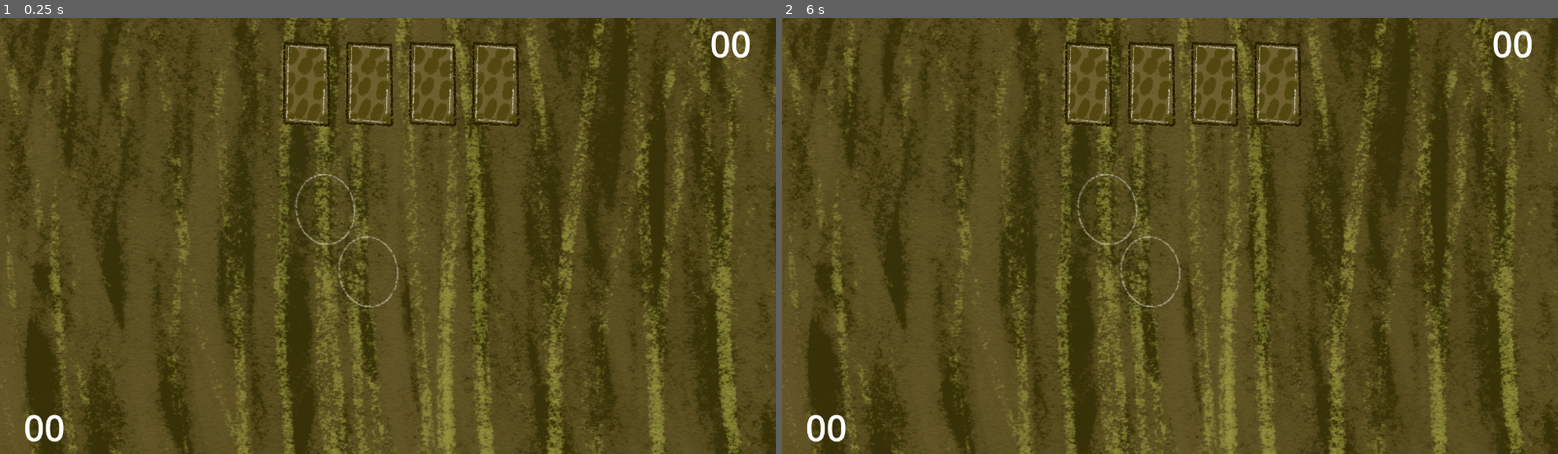
Above: before the commit, frames 1-2 (left to right).
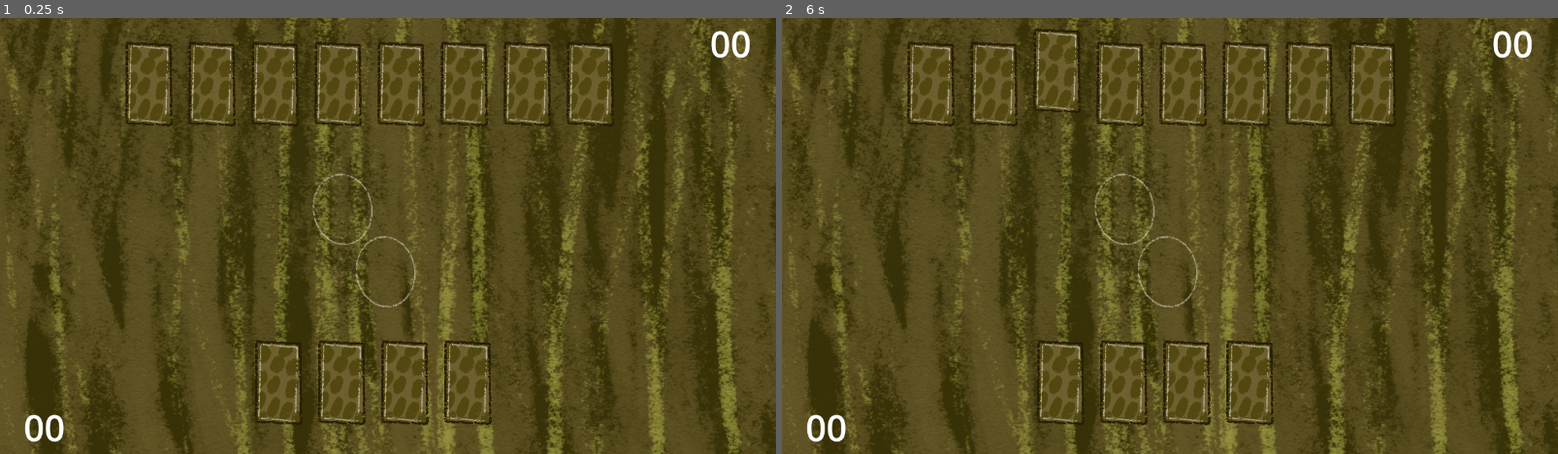
Above: after the commit, the same moments.

Repository: fguillen/The-Forest-Monster-and-the-Cards-Championship
Game: Godot game, scene res://scenes/combat.tscn
Same seed, same stepped clock (60 frames per second), same inputs: the game is played once before the commit and once after it. This scene is started directly instead of the project's main scene. Sound files missing from this copy of the repository are replaced by a short silence.
Inputs (mouse positions are in pixels of both pictures, inside the frame that each line leads up to):
- Up to frame 1 (0.25 s): no input
- Up to frame 2 (6 s): tap Enter (ui_accept) at 0.5, 0.77, 1.25, 1.52, 2, 2.75, 3.02, 3.5, 3.77, 4.25, 4.52 s; move the mouse to (1092, 83) at 0.52 s; hold Right (ui_right) 0.53-1.28 s; click (1092, 83) at 0.67 s; move the mouse to (1154, 83) at 1.27 s; hold Down (ui_down) 1.28-2.03 s; click (1154, 83) at 1.42 s; move the mouse to (1216, 83) at 2.02 s; hold Right (ui_right) 2.03-2.78 s; click (1216, 83) at 2.17 s; move the mouse to (1278, 83) at 2.77 s; hold Up (ui_up) 2.78-3.53 s; click (1278, 83) at 2.92 s; move the mouse to (1402, 301) at 3.52 s; hold Left (ui_left) 3.53-5.03 s; click (1402, 301) at 3.67 s; move the mouse to (937, 170) at 4.27 s; click (937, 170) at 4.42 s; move the mouse to (1208, 236) at 5.02 s; hold Down (ui_down) 5.03-5.78 s; click (1208, 236) at 5.17 s; move the mouse to (1053, 127) at 5.77 s; hold Right (ui_right) from 5.78 s (still down); click (1053, 127) at 5.92 s

The runs differ from the first frame. In frame 1, 6.9% of the frame differs, in the area x 16-80%, y 5-94%; in frame 2, 6.9%.

Commit message:
Combat sounds

Diff:
--- a/actors/card_combat.gd
+++ b/actors/card_combat.gd
@@ -10,6 +10,9 @@
 var value: CardValue
 
 var _played := false
+
+func _ready():
+	show_back()
 
 
 func setup(card_value: CardValue):
@@ -55,3 +58,11 @@
 func _on_gui_input(event):
 	if event is InputEventMouseButton and event.button_index == MOUSE_BUTTON_LEFT:
 		_select()
+
+
+func _on_mouse_entered():
+	animation_player.play("hover")
+
+
+func _on_mouse_exited():
+	animation_player.play("idle")
--- a/actors/card_combat.tscn
+++ b/actors/card_combat.tscn
@@ -42,6 +42,18 @@
 "update": 0,
 "values": [Vector2(1, 1)]
 }
+tracks/3/type = "value"
+tracks/3/imported = false
+tracks/3/enabled = true
+tracks/3/path = NodePath("Visuals:position")
+tracks/3/interp = 1
+tracks/3/loop_wrap = true
+tracks/3/keys = {
+"times": PackedFloat32Array(0),
+"transitions": PackedFloat32Array(1),
+"update": 0,
+"values": [Vector2(44, 0)]
+}
 
 [sub_resource type="Animation" id="Animation_0oalx"]
 resource_name = "flip_front"
@@ -83,10 +95,43 @@
 "values": [Vector2(1, 1), Vector2(0.1, 1), Vector2(1, 1)]
 }
 
+[sub_resource type="Animation" id="Animation_qrtqq"]
+resource_name = "idle"
+tracks/0/type = "value"
+tracks/0/imported = false
+tracks/0/enabled = true
+tracks/0/path = NodePath("Visuals:position")
+tracks/0/interp = 1
+tracks/0/loop_wrap = true
+tracks/0/keys = {
+"times": PackedFloat32Array(0),
+"transitions": PackedFloat32Array(1),
+"update": 0,
+"values": [Vector2(44, 0)]
+}
+
+[sub_resource type="Animation" id="Animation_db7wr"]
+resource_name = "hover"
+length = 0.2
+tracks/0/type = "value"
+tracks/0/imported = false
+tracks/0/enabled = true
+tracks/0/path = NodePath("Visuals:position")
+tracks/0/interp = 2
+tracks/0/loop_wrap = true
+tracks/0/keys = {
+"times": PackedFloat32Array(0, 0.2),
+"transitions": PackedFloat32Array(1, 1),
+"update": 0,
+"values": [Vector2(44, 0), Vector2(44, -22)]
+}
+
 [sub_resource type="AnimationLibrary" id="AnimationLibrary_seb4d"]
 _data = {
 "RESET": SubResource("Animation_11ww5"),
-"flip_front": SubResource("Animation_0oalx")
+"flip_front": SubResource("Animation_0oalx"),
+"hover": SubResource("Animation_db7wr"),
+"idle": SubResource("Animation_qrtqq")
 }
 
 [node name="CardCombat" type="Control"]
@@ -120,8 +165,11 @@
 texture = ExtResource("2_i0fd0")
 
 [node name="AnimationPlayer" type="AnimationPlayer" parent="."]
+autoplay = "idle"
 libraries = {
 "": SubResource("AnimationLibrary_seb4d")
 }
 
 [connection signal="gui_input" from="." to="." method="_on_gui_input"]
+[connection signal="mouse_entered" from="." to="." method="_on_mouse_entered"]
+[connection signal="mouse_exited" from="." to="." method="_on_mouse_exited"]
--- a/effects/effect_sound.gd
+++ b/effects/effect_sound.gd
@@ -6,15 +6,14 @@
 
 
 func perform():
-	var seek = 0.0 if not start_at_random_seek else _random_seek()
-
 	if not samples.is_empty():
 		stream = _random_sample()
 
 	if random_pitch:
 		pitch_scale = randf_range(0.8, 1.2)
 
-	play(seek)
+	var starting_seek = 0.0 if not start_at_random_seek else _random_seek()
+	play(starting_seek)
 
 
 func finish():
--- a/scenes/combat.gd
+++ b/scenes/combat.gd
@@ -1,4 +1,11 @@
 extends CanvasLayer
+
+signal card_selected_but_no_possible()
+signal card_selected()
+signal monster_won()
+signal monster_lost()
+signal attack_success()
+signal attack_fail()
 
 @export var card_combat_scene: PackedScene
 
@@ -23,9 +30,15 @@
 func select_card(card_combat: CardCombat, card_placeholder: Node2D):
 	if card_placeholder == card_placeholder_monster and monster_card_in_placeholder:
 		print("Card already selected")
+		emit_signal("card_selected_but_no_possible")
+		return
 
 	if card_placeholder == card_placeholder_oponent and oponent_card_in_placeholder:
 		print("Card already selected")
+		emit_signal("card_selected_but_no_possible")
+		return
+
+	emit_signal("card_selected")
 
 	if card_placeholder == card_placeholder_monster:
 		monster_card_in_placeholder = card_combat
@@ -82,23 +95,17 @@
 	if card_combat_monster.value.initiative >= card_combat_oponent.value.initiative:
 		# Monster attack
 		var original_position = card_combat_monster.global_position
-		print("_combat 1")
 		var result = await _attack(card_combat_monster, card_combat_oponent)
-		print("_combat 2")
 		if result:
 			points_monster += 1
 		await _return_position(card_combat_monster, original_position)
-		print("_combat 3")
 
 		# Oponent attack
 		original_position = card_combat_oponent.global_position
-		print("_combat 4")
 		result = await _attack(card_combat_oponent, card_combat_monster)
-		print("_combat 5")
 		if result:
 			points_oponent += 1
 		await _return_position(card_combat_oponent, original_position)
-		print("_combat 6")
 
 		# Clean
 		monster_card_in_placeholder = null
@@ -110,7 +117,13 @@
 
 		# End?
 		if cards_monster.is_empty():
-			Global.was_a_win = points_monster >= points_oponent
+			var was_a_win = points_monster >= points_oponent
+			if was_a_win:
+				emit_signal("monster_won")
+			else:
+				emit_signal("monster_lost")
+			Global.was_a_win = was_a_win
+			await get_tree().create_timer(3.0).timeout
 			get_tree().change_scene_to_file("res://scenes/end_scene.tscn")
 
 
@@ -120,8 +133,10 @@
 	tween.tween_property(card_combat_attack, "global_position", card_combat_deffend.global_position, 0.5)
 	await tween.finished
 	if card_combat_attack.value.attack >= card_combat_deffend.value.defense:
+		emit_signal("attack_success")
 		return true
 	else:
+		emit_signal("attack_fail")
 		return false
 
 
--- a/scenes/combat.tscn
+++ b/scenes/combat.tscn
@@ -1,9 +1,17 @@
-[gd_scene load_steps=5 format=3 uid="uid://b84qhmcgfb5kk"]
+[gd_scene load_steps=13 format=3 uid="uid://b84qhmcgfb5kk"]
 
 [ext_resource type="Script" path="res://scenes/combat.gd" id="1_lato3"]
 [ext_resource type="Texture2D" uid="uid://d4jsoifyfwa0t" path="res://assets/card_placeholder.png" id="2_wnku4"]
 [ext_resource type="PackedScene" uid="uid://dan1pdgr76ole" path="res://actors/card_combat.tscn" id="3_hthjm"]
 [ext_resource type="Texture2D" uid="uid://ut88doou417q" path="res://assets/forest_background.png" id="3_qa1il"]
+[ext_resource type="PackedScene" uid="uid://vb6a1yxef6do" path="res://effects/effect_sound.tscn" id="5_1klpi"]
+[ext_resource type="AudioStream" uid="uid://csugjcljid25x" path="res://assets/sounds/combat_music.wav" id="6_8eorr"]
+[ext_resource type="AudioStream" uid="uid://dnlgv7lr0wme7" path="res://assets/sounds/card_combat_pick.wav" id="7_ajn57"]
+[ext_resource type="AudioStream" uid="uid://b2mb3w8tim6op" path="res://assets/sounds/card_combat_pick_no_possible.wav" id="8_a4cx0"]
+[ext_resource type="AudioStream" uid="uid://shed50wl815o" path="res://assets/sounds/attack_failed.wav" id="9_uc4mi"]
+[ext_resource type="AudioStream" uid="uid://0den8jfvpyse" path="res://assets/sounds/attack_succeed.wav" id="10_4ap0f"]
+[ext_resource type="AudioStream" uid="uid://b360qxmmvynaf" path="res://assets/sounds/combat_win.wav" id="11_yikls"]
+[ext_resource type="AudioStream" uid="uid://b3y7c1gmkceyk" path="res://assets/sounds/combat_lose.wav" id="12_71gto"]
 
 [node name="Combat" type="CanvasLayer"]
 script = ExtResource("1_lato3")
@@ -19,9 +27,9 @@
 anchor_top = 1.0
 anchor_right = 0.5
 anchor_bottom = 1.0
-offset_left = -183.0
+offset_left = -235.0
 offset_top = -693.0
-offset_right = 229.0
+offset_right = 177.0
 offset_bottom = -533.0
 grow_horizontal = 2
 grow_vertical = 0
@@ -34,15 +42,27 @@
 mouse_filter = 0
 alignment = 1
 
+[node name="CardCombat" parent="MarginContainer/DeckOponent" instance=ExtResource("3_hthjm")]
+layout_mode = 2
+
+[node name="CardCombat2" parent="MarginContainer/DeckOponent" instance=ExtResource("3_hthjm")]
+layout_mode = 2
+
+[node name="CardCombat3" parent="MarginContainer/DeckOponent" instance=ExtResource("3_hthjm")]
+layout_mode = 2
+
+[node name="CardCombat4" parent="MarginContainer/DeckOponent" instance=ExtResource("3_hthjm")]
+layout_mode = 2
+
 [node name="MarginContainer2" type="MarginContainer" parent="."]
 anchors_preset = 7
 anchor_left = 0.5
 anchor_top = 1.0
 anchor_right = 0.5
 anchor_bottom = 1.0
-offset_left = -183.0
+offset_left = -229.0
 offset_top = -200.0
-offset_right = 229.0
+offset_right = 183.0
 offset_bottom = -40.0
 grow_horizontal = 2
 grow_vertical = 0
@@ -53,13 +73,25 @@
 layout_mode = 2
 alignment = 1
 
+[node name="CardCombat5" parent="MarginContainer2/DeckMonster" instance=ExtResource("3_hthjm")]
+layout_mode = 2
+
+[node name="CardCombat6" parent="MarginContainer2/DeckMonster" instance=ExtResource("3_hthjm")]
+layout_mode = 2
+
+[node name="CardCombat7" parent="MarginContainer2/DeckMonster" instance=ExtResource("3_hthjm")]
+layout_mode = 2
+
+[node name="CardCombat8" parent="MarginContainer2/DeckMonster" instance=ExtResource("3_hthjm")]
+layout_mode = 2
+
 [node name="CardPlaceholderOponent" type="Sprite2D" parent="."]
-position = Vector2(488, 231)
+position = Vector2(516.5, 231)
 texture = ExtResource("2_wnku4")
 offset = Vector2(50, 80)
 
 [node name="CardPlaceholderMonster" type="Sprite2D" parent="."]
-position = Vector2(559, 334)
+position = Vector2(587.5, 334)
 texture = ExtResource("2_wnku4")
 offset = Vector2(50, 80)
 
@@ -86,3 +118,34 @@
 theme_override_font_sizes/font_size = 60
 text = "00"
 horizontal_alignment = 2
+
+[node name="Effects" type="Node2D" parent="."]
+
+[node name="MusicEffectSound" parent="Effects" instance=ExtResource("5_1klpi")]
+stream = ExtResource("6_8eorr")
+autoplay = true
+
+[node name="CardSelectedEffectSound" parent="Effects" instance=ExtResource("5_1klpi")]
+stream = ExtResource("7_ajn57")
+
+[node name="CardSelectedNoPossibleEffectSound" parent="Effects" instance=ExtResource("5_1klpi")]
+stream = ExtResource("8_a4cx0")
+
+[node name="AttackFailedEffectSound" parent="Effects" instance=ExtResource("5_1klpi")]
+stream = ExtResource("9_uc4mi")
+
+[node name="AttackSucceedEffectSound" parent="Effects" instance=ExtResource("5_1klpi")]
+stream = ExtResource("10_4ap0f")
+
+[node name="CombatWinEffectSound" parent="Effects" instance=ExtResource("5_1klpi")]
+stream = ExtResource("11_yikls")
+
+[node name="CombatLoseEffectSound" parent="Effects" instance=ExtResource("5_1klpi")]
+stream = ExtResource("12_71gto")
+
+[connection signal="attack_fail" from="." to="Effects/AttackFailedEffectSound" method="perform"]
+[connection signal="attack_success" from="." to="Effects/AttackSucceedEffectSound" method="perform"]
+[connection signal="card_selected" from="." to="Effects/CardSelectedEffectSound" method="perform"]
+[connection signal="card_selected_but_no_possible" from="." to="Effects/CardSelectedNoPossibleEffectSound" method="perform"]
+[connection signal="monster_lost" from="." to="Effects/CombatLoseEffectSound" method="perform"]
+[connection signal="monster_won" from="." to="Effects/CombatWinEffectSound" method="perform"]
Not shown: 1 places in actors/card_combat.tscn that only renumber resources
Not shown, added: assets/sounds/attack_failed.wav.import
Not shown, added: assets/sounds/attack_succeed.wav.import
Not shown, added: assets/sounds/card_combat_pick.wav.import
Not shown, added: assets/sounds/card_combat_pick_no_possible.wav.import
Not shown, added: assets/sounds/combat_lose.wav.import
Not shown, added: assets/sounds/combat_music.wav.import
Not shown, added: assets/sounds/combat_win.wav.import
Not shown, changed: README.md
Not shown, added: assets/sounds/attack_failed.wav
Not shown, added: assets/sounds/attack_succeed.wav
Not shown, added: assets/sounds/card_combat_pick.wav
(and 4 more such lines)
